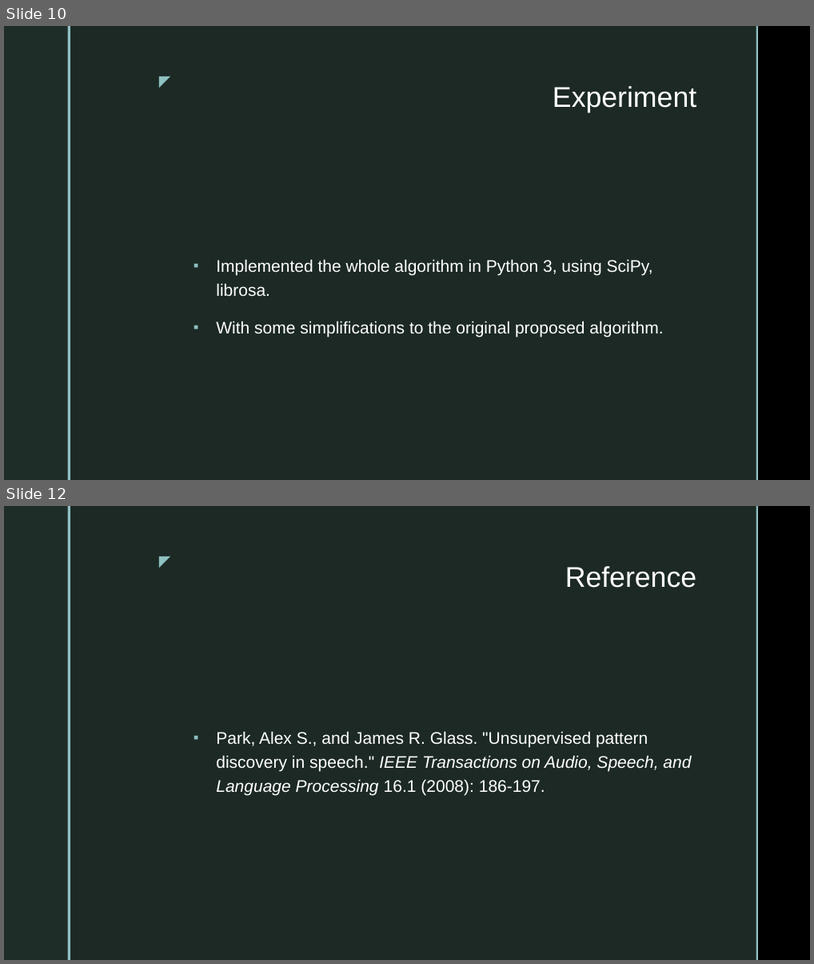
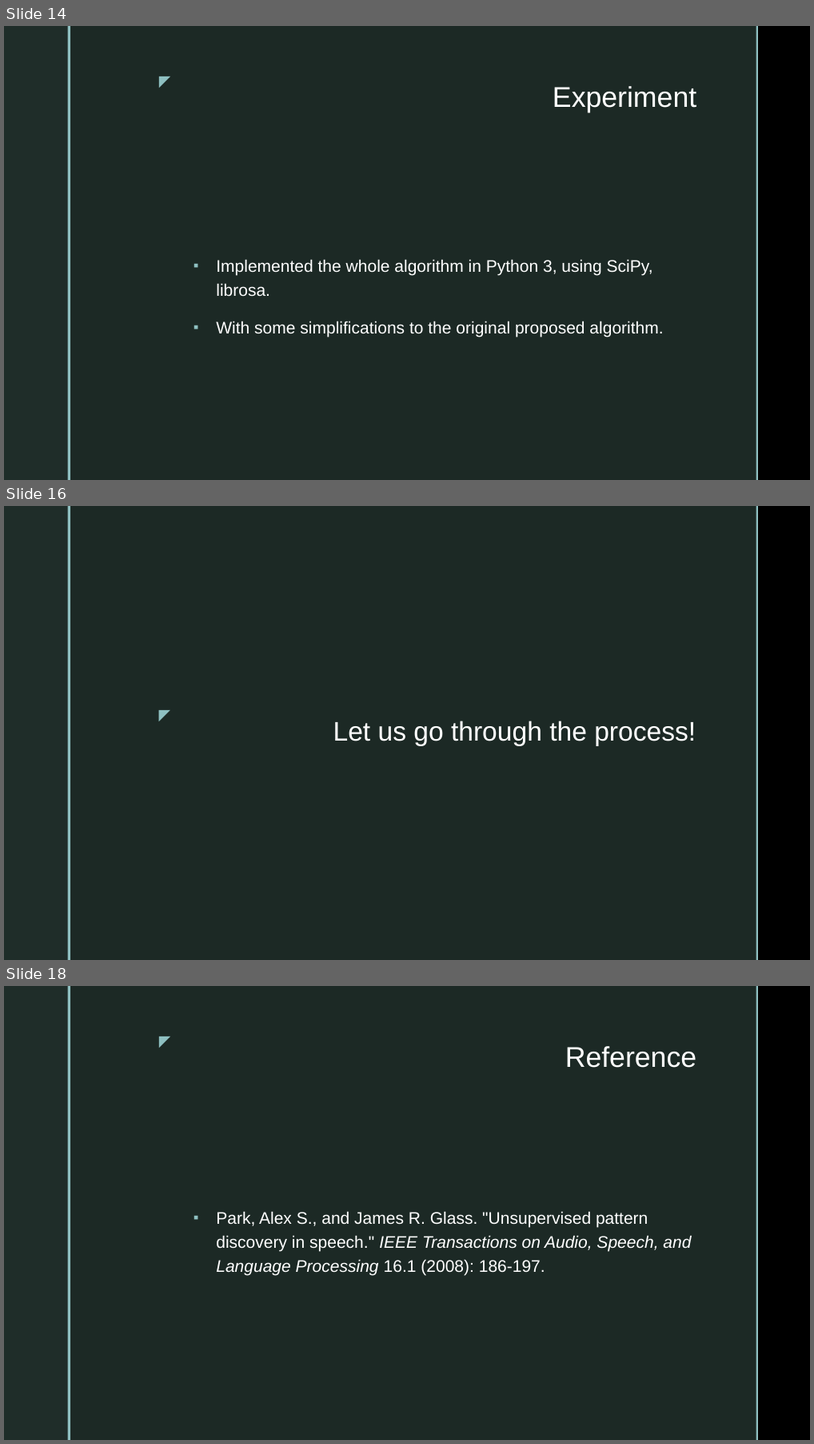
Before and after one commit to Crispher/Speech-Science, a slide deck: Unsupervised Pattern Discovery in Speech.pptx. Shown one above the other, each under a label of ours: slides 10 and 12 before the commit, slides 14, 16 and 18 after it; the slides between them are not shown. The pictures are 814x964 and 814x1444 pixels, drawn with LibreOffice and Linux fonts; fonts in the diff are those of the drawing; background and template pictures are left out. Boxes give left, top, right and bottom in pixels: in the first picture for what was removed or moved away, otherwise in the second. Text is boxed around its words. In the diff, an @@ line names an element or a change of style, - is before the commit and + after.

```diff
--- a/Unsupervised Pattern Discovery in Speech.pptx
+++ b/Unsupervised Pattern Discovery in Speech.pptx
@@ slide 16 added at box(4, 506, 810, 960), background picture (left out); not listed: 4 template elements that a slide beside it also shows @@
@@ text added at box(149, 702, 177, 726), 18 pt, text #8EC0C1 @@
+◤
@@ title added at box(334, 720, 696, 746), 32 pt, text #FFFFFF @@
+Let us go through the process!
@@ what was slide 10 is now slide 14 @@
@@ what was slide 12 is now slide 18 @@
```
Also in this commit, not shown: 2 slides changed, 5 other slides added, 4 other files.
